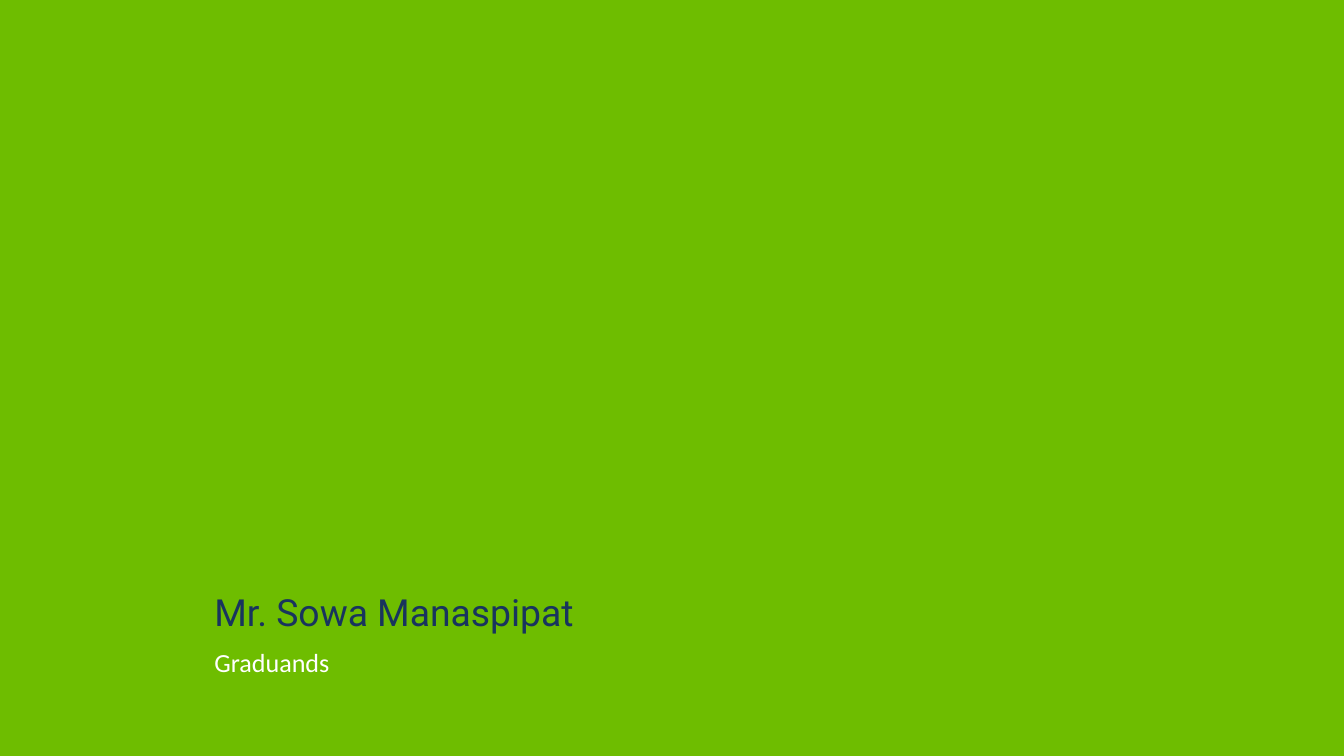
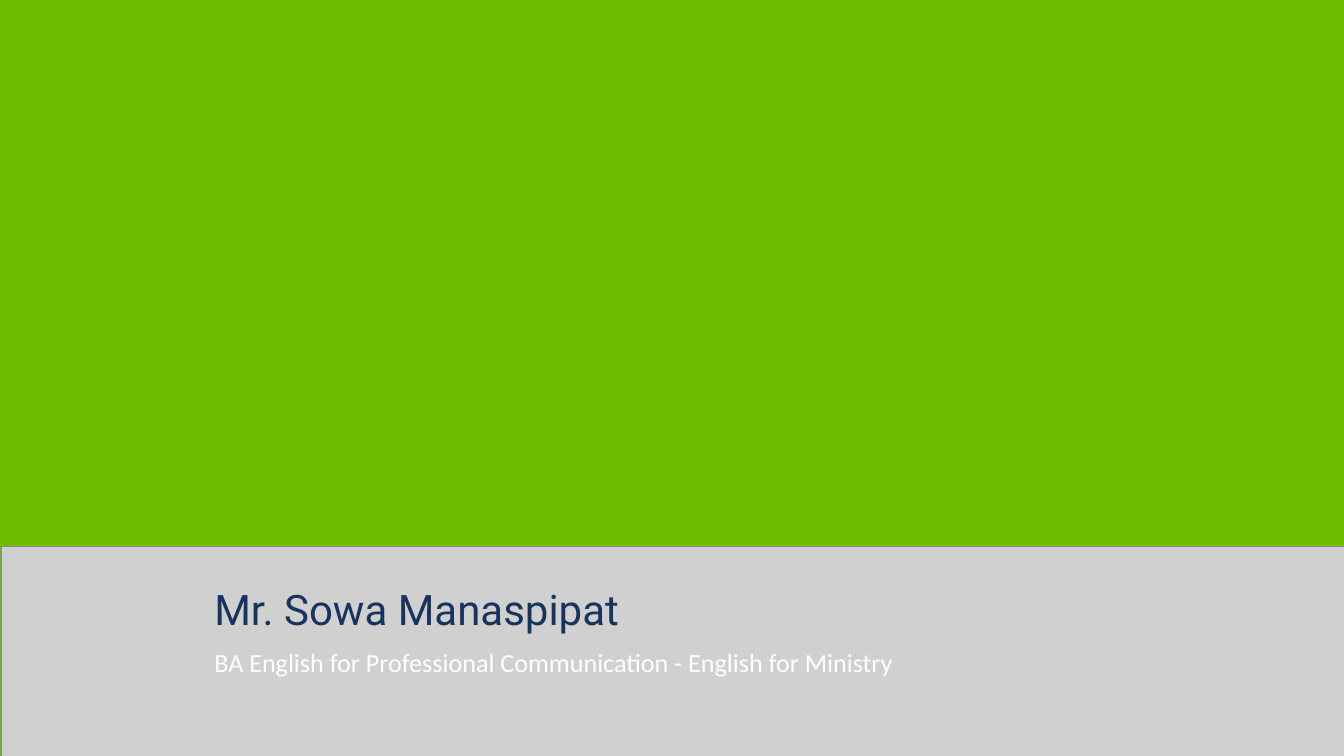
Before and after one commit to p-e-koko/excel_to_lowerthird, a slide deck: slide 47 of lowerthirds.pptx. Drawn at 1344x756 pixels with LibreOffice and Linux fonts; fonts in the diff are those of the drawing; grey boxes stand for pictures; background and template pictures are left out. Boxes give left, top, right and bottom in pixels: in the first picture for what was removed or moved away, otherwise in the second. Text is boxed around its words. In the diff, an @@ line names an element or a change of style, - is before the commit and + after.

```diff
--- a/lowerthirds.pptx
+++ b/lowerthirds.pptx
@@ picture added at (x1=1, y1=546, x2=1344, y2=756) @@
@@ text "Mr. Sowa Manaspipat" at (x1=214, y1=594, x2=619, y2=634): size 40 to 45 pt @@
@@ text at (x1=214, y1=654, x2=893, y2=676): text changed @@
-Graduands
+BA English for Professional Communication - English for Ministry
```
Also in this commit, not shown: 202 other slides changed, 2 slides added, 2 slides removed, 3 other files.
